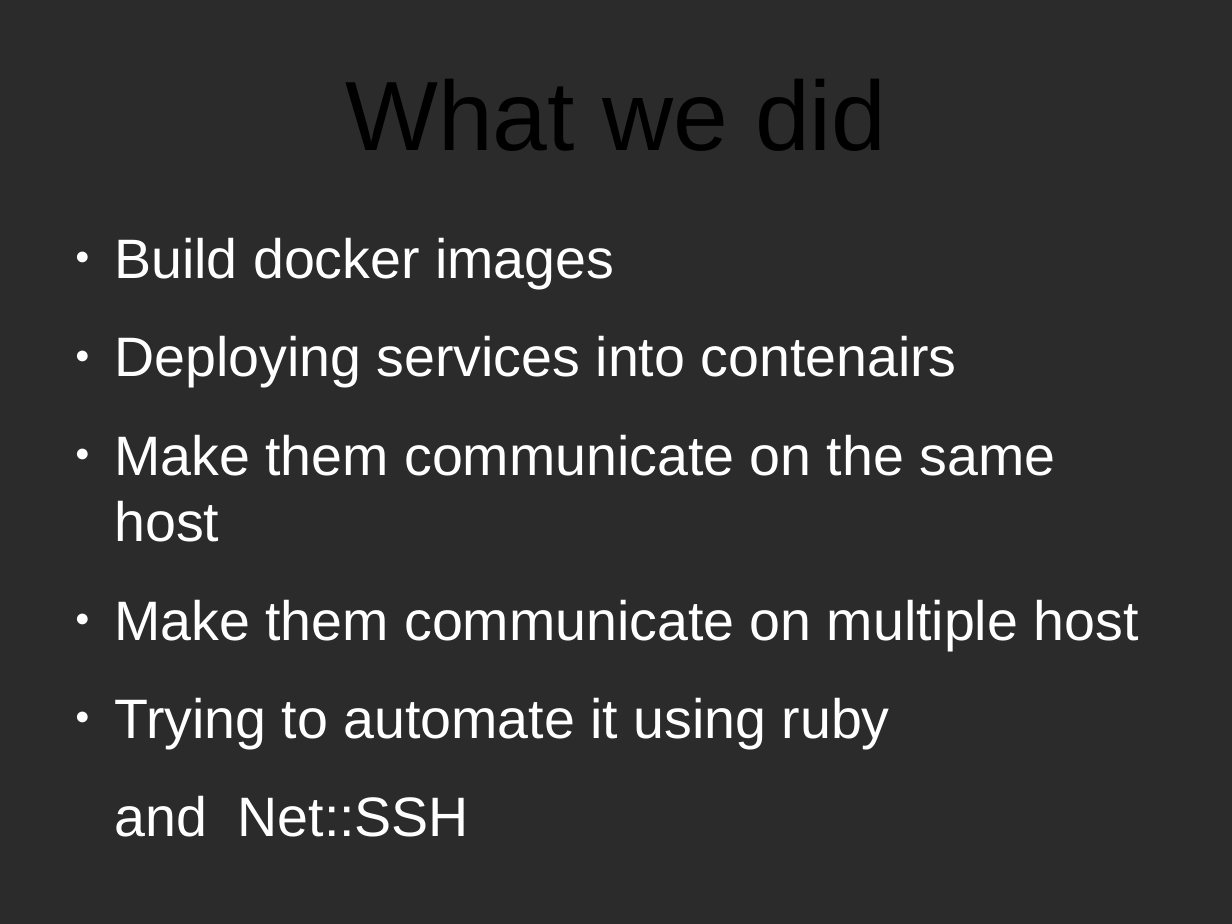
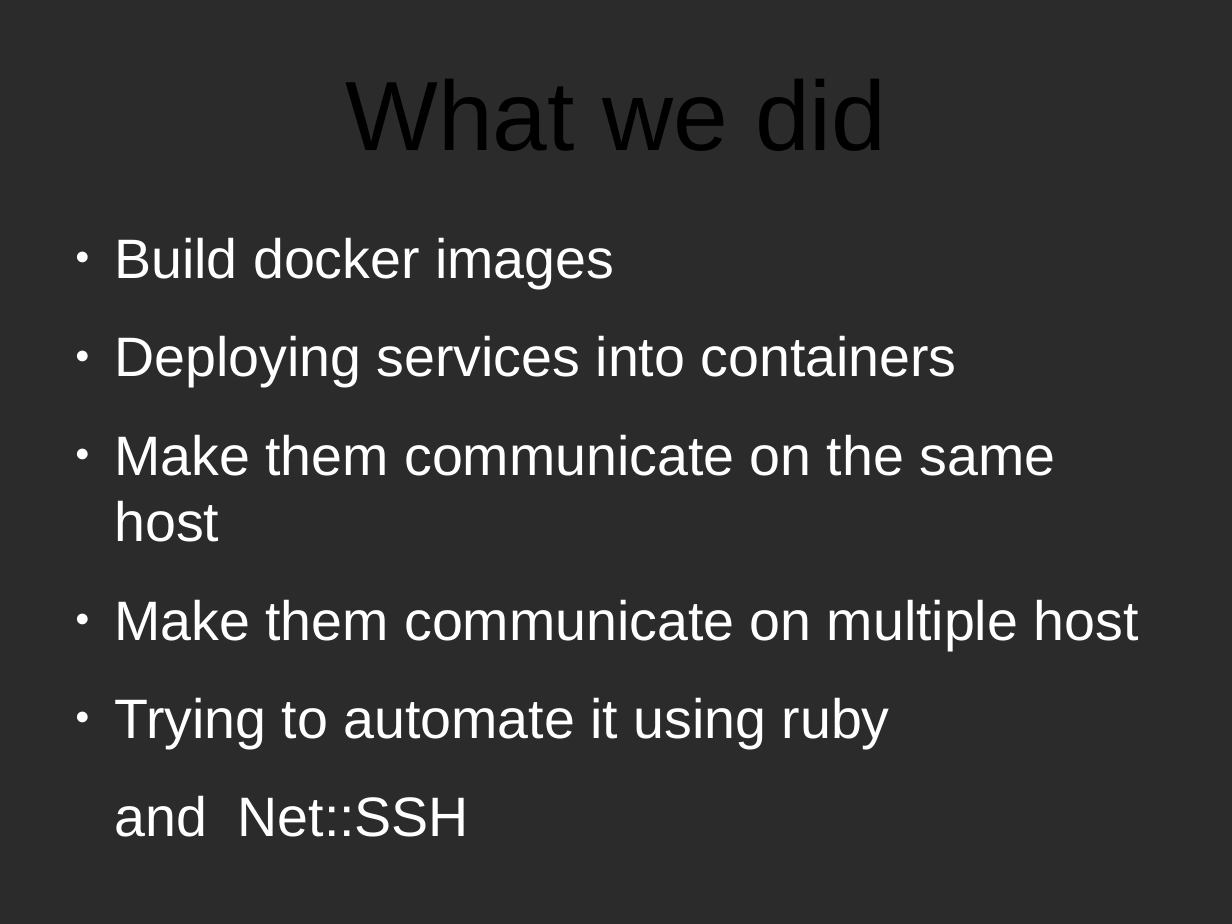
Before and after one commit to CPTmath67/anglais, a slide deck: slide 7 of presentation.odp. Drawn at 1232x924 pixels with LibreOffice and Linux fonts; fonts in the diff are those of the drawing; background and template pictures are left out; a plain dark background stands for a picture behind light text. Boxes give left, top, right and bottom in pixels: in the first picture for what was removed or moved away, otherwise in the second. Text is boxed around its words. In the diff, an @@ line names an element or a change of style, - is before the commit and + after.

```diff
--- a/presentation.odp
+++ b/presentation.odp
@@ text at (114,335,957,386): text changed @@
-● Deploying services into contenairs
+● Deploying services into containers
```
Also in this commit, not shown: 3 other slides changed.
